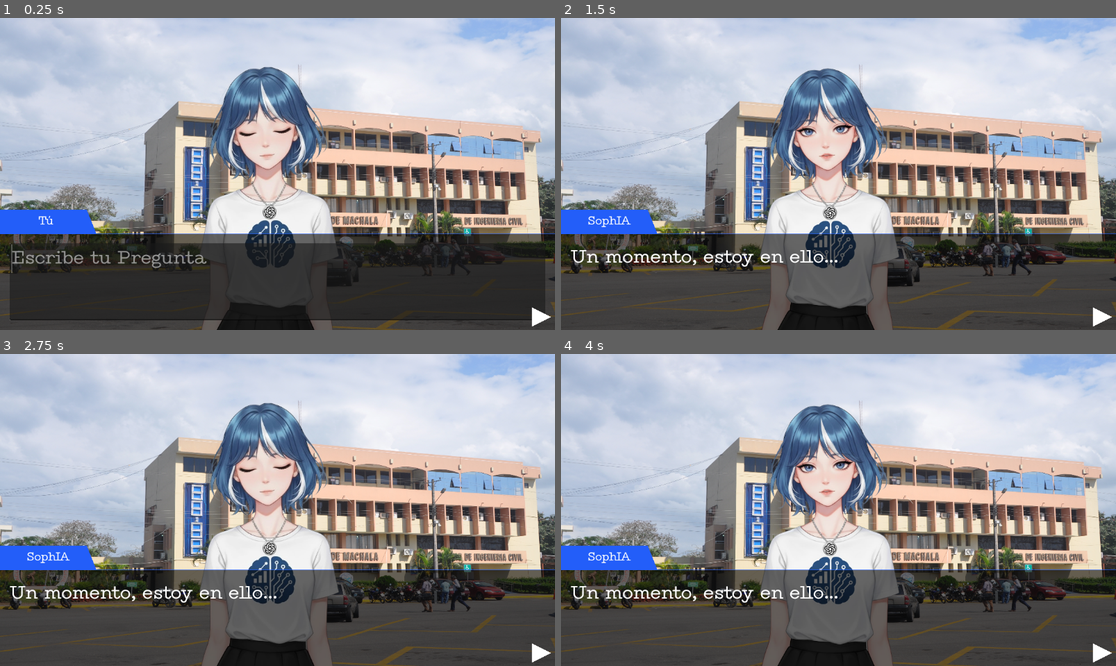
Above: before the commit, frames 1-4 (two rows, left to right).
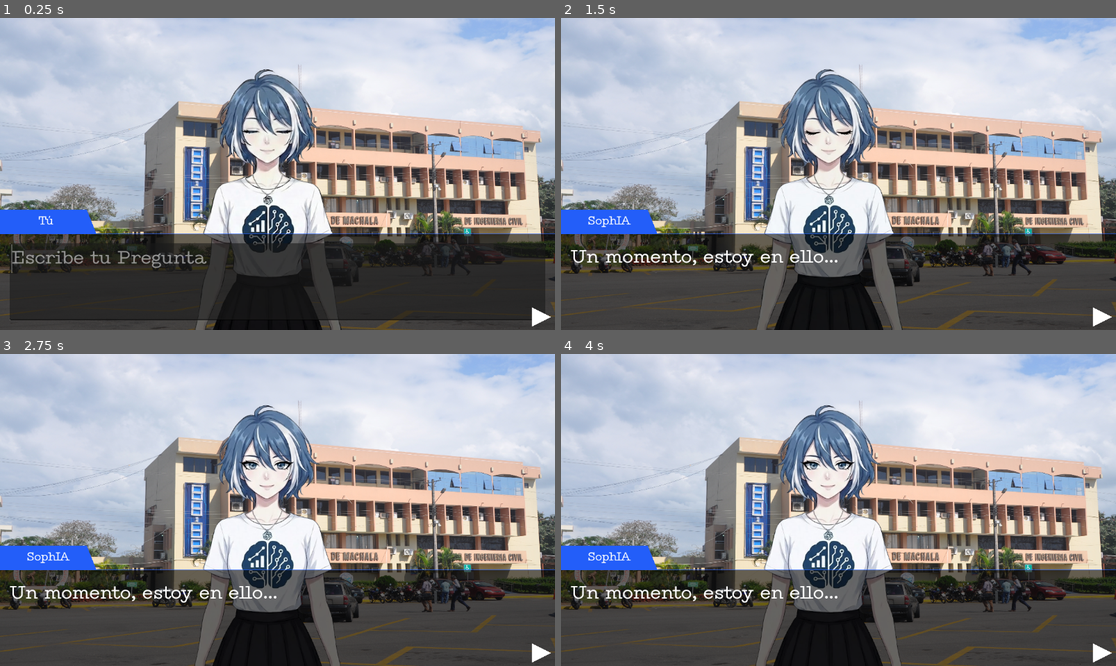
Above: after the commit, the same moments.

Repository: BryanMoreno11/Asistente_IA_Godot_Visual_Novel_Deepsek
Game: Godot game, scene res://scenes/control.tscn
Same seed, same stepped clock (60 frames per second), same inputs: the game is played once before the commit and once after it.
Inputs (mouse positions are in pixels of both pictures, inside the frame that each line leads up to):
- Up to frame 1 (0.25 s): no input
- Up to frame 2 (1.5 s): click (838, 283) at 0.52 s; type "Alex" at 0.6 s; tap Enter (next_line) at 1.25 s; hold Enter (next_line) from 1.28 s (still down)
- Up to frame 3 (2.75 s): tap Space at 2 s; release Enter (next_line) at 2.03 s; tap Enter (next_line) at 2.1 s
- Up to frame 4 (4 s): hold Enter (next_line) 2.78-3.53 s; tap Enter (next_line) at 3.6 s

The runs differ from the first frame. In frame 1, 9.1% of the frame differs, in the area x 35-62%, y 15-100%; in frame 2, 10%; in frame 3, 10%; in frame 4, 10%, in the area x 35-62%, y 16-100%.
Error in both runs: Invalid access to property or key 'answer' on a base object of type 'Nil'. (res://scripts/mainScene.gd:109)

Commit message:
Actualización de la animación iddle

Diff:
--- a/scenes/character.tscn
+++ b/scenes/character.tscn
@@ -1,20 +1,32 @@
-[gd_scene load_steps=4 format=3 uid="uid://cxg0cy3crr8xn"]
+[gd_scene load_steps=7 format=3 uid="uid://cxg0cy3crr8xn"]
 
-[ext_resource type="Texture2D" uid="uid://bcvo5f6w03by8" path="res://assets/sprites/Sophia_Iddle_01.png" id="1_rkhd4"]
-[ext_resource type="Texture2D" uid="uid://c5v6rnro2svep" path="res://assets/sprites/Sophia_Iddle_02.png" id="2_lrhn5"]
+[ext_resource type="Texture2D" uid="uid://dfh6dsfma5wo0" path="res://assets/sprites/iddle/iddle_1.png" id="1_dp8ca"]
+[ext_resource type="Texture2D" uid="uid://b6tshkhg25pnh" path="res://assets/sprites/iddle/iddle_2.png" id="2_0lw5n"]
+[ext_resource type="Texture2D" uid="uid://nogyyc3dbqpv" path="res://assets/sprites/iddle/iddle_3.png" id="3_2cgup"]
+[ext_resource type="Texture2D" uid="uid://pw6ublnxrfqt" path="res://assets/sprites/iddle/iddle_4.png" id="4_a5ia6"]
+[ext_resource type="Texture2D" uid="uid://bwwybfcg43vbn" path="res://assets/sprites/iddle/iddle_5.png" id="5_0dpix"]
 
 [sub_resource type="SpriteFrames" id="SpriteFrames_my7n2"]
 animations = [{
 "frames": [{
-"duration": 1.0,
-"texture": ExtResource("1_rkhd4")
+"duration": 7.0,
+"texture": ExtResource("1_dp8ca")
 }, {
 "duration": 1.0,
-"texture": ExtResource("2_lrhn5")
+"texture": ExtResource("2_0lw5n")
+}, {
+"duration": 1.0,
+"texture": ExtResource("3_2cgup")
+}, {
+"duration": 1.0,
+"texture": ExtResource("4_a5ia6")
+}, {
+"duration": 1.0,
+"texture": ExtResource("5_0dpix")
 }],
 "loop": true,
 "name": &"iddle",
-"speed": 2.5
+"speed": 10.0
 }]
 
 [node name="Character" type="Node2D"]
@@ -23,4 +35,4 @@
 sprite_frames = SubResource("SpriteFrames_my7n2")
 animation = &"iddle"
 autoplay = "iddle"
-frame_progress = 0.769608
+frame_progress = 0.987168
--- a/scenes/control.tscn
+++ b/scenes/control.tscn
@@ -60,8 +60,8 @@
 
 [node name="Character" parent="CanvasLayer2/Control" instance=ExtResource("3_brbbq")]
 unique_name_in_owner = true
-position = Vector2(0, -220.54)
-scale = Vector2(0.6, 0.6)
+position = Vector2(2, -232)
+scale = Vector2(0.7, 0.7)
 
 [node name="DialogUI" parent="CanvasLayer2" instance=ExtResource("4_8n18e")]
 unique_name_in_owner = true
Binary file added: assets/sprites/iddle/iddle_1.png
Not shown, added: assets/sprites/iddle/iddle_1.png.import
Binary file added: assets/sprites/iddle/iddle_2.png
Not shown, added: assets/sprites/iddle/iddle_2.png.import
Binary file added: assets/sprites/iddle/iddle_3.png
Not shown, added: assets/sprites/iddle/iddle_3.png.import
Binary file added: assets/sprites/iddle/iddle_4.png
Not shown, added: assets/sprites/iddle/iddle_4.png.import
Binary file added: assets/sprites/iddle/iddle_5.png
Not shown, added: assets/sprites/iddle/iddle_5.png.import
